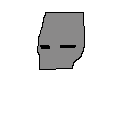
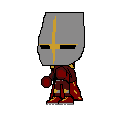
Layer changes from the first 128x128 image to the second:
added group "Test" with 7 layers in group "Chibi Base" over [39, 16, 83, 105]
moved "Test_Helm" into group "Test", painted on it over [39, 16, 80, 70]
added layer "Gloves" in group "Test" over [41, 66, 70, 88]
added layer "Arm" in group "Test" over [64, 66, 77, 83]
added layer "Top" in group "Test" over [48, 63, 75, 81]
showed "Test_Shoes", moved it into group "Test" over [46, 96, 74, 105]
added layer "Bottoms" in group "Test" over [53, 79, 72, 99]
showed "Test_Back", moved it into group "Test" over [49, 57, 83, 101]
